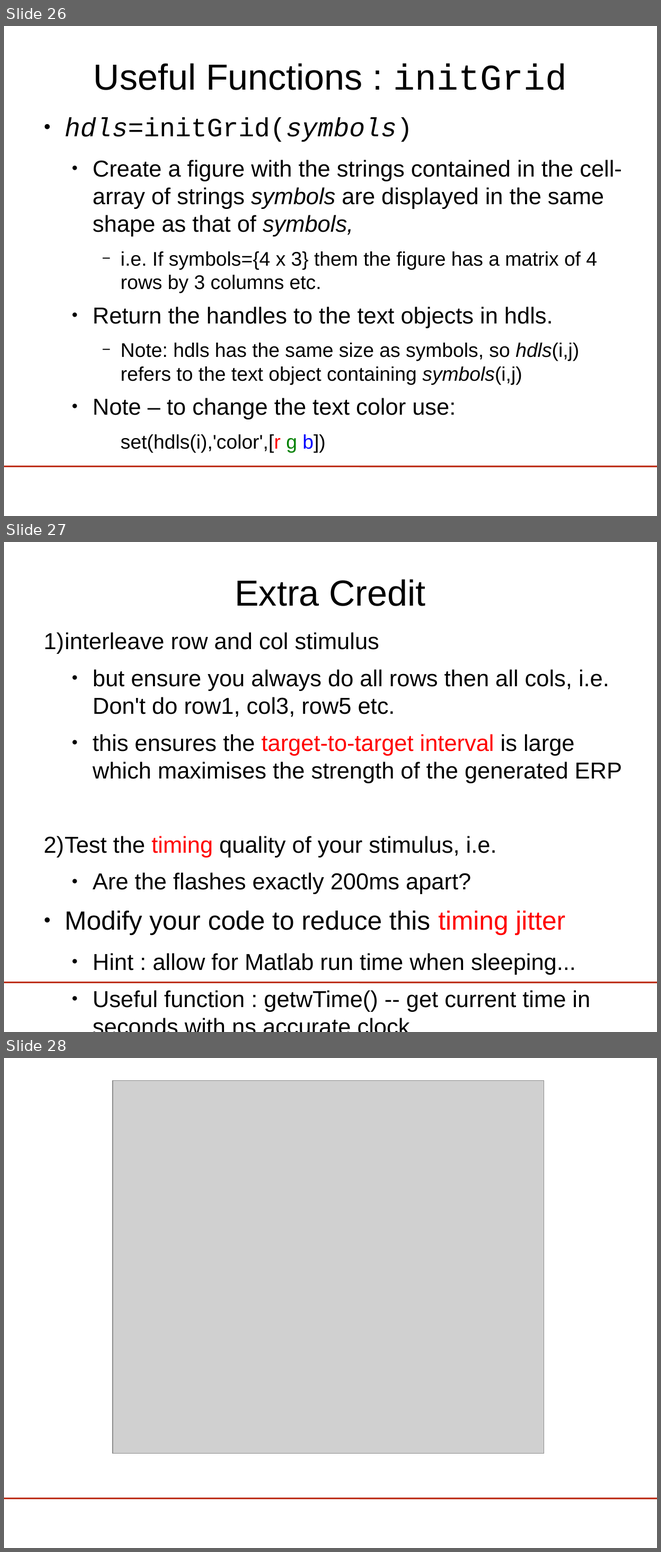
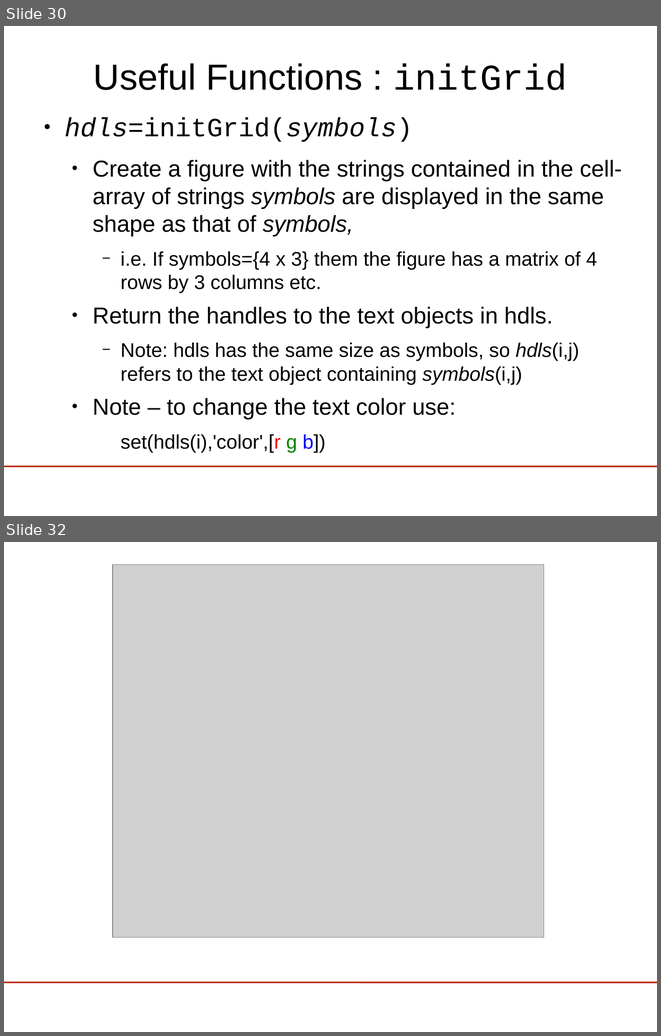
Before and after one commit to jadref/buffer_bci, a slide deck: tutorial/lect5-visspell/visualSpeller.odp. Shown one above the other, each under a label of ours: slides 26, 27 and 28 before the commit, slides 30 and 32 after it; the slides between them are not shown. The pictures are 661x1552 and 661x1036 pixels, drawn with LibreOffice and Linux fonts; fonts in the diff are those of the drawing; grey boxes stand for pictures; background and template pictures are left out. Boxes give left, top, right and bottom in pixels: in the first picture for what was removed or moved away, otherwise in the second. Text is boxed around its words. In the diff, an @@ line names an element or a change of style, - is before the commit and + after.

```diff
--- a/tutorial/lect5-visspell/visualSpeller.odp
+++ b/tutorial/lect5-visspell/visualSpeller.odp
@@ slide 27 removed at [4, 542, 657, 1032], background #FFFFFF; not listed: 1 template element that a slide beside it also shows @@
@@ title removed at [235, 579, 426, 606] @@
-Extra Credit
@@ text removed at [44, 632, 622, 1012] @@
-1) interleave row and col stimulus
-  ● but ensure you always do all rows then all cols, i.e. Don't do row1, col3, row5 etc.
-  ● this ensures the target-to-target interval is large which maximises the strength of the generated ERP
-2) Test the timing quality of your stimulus, i.e.
-  ● Are the flashes exactly 200ms apart?
-● Modify your code to reduce this timing jitter
-  ● Hint : allow for Matlab run time when sleeping...
-  ● Useful function : getwTime() -- get current time in seconds with ns accurate clock
@@ what was slide 26 is now slide 30 @@
@@ what was slide 28 is now slide 32 @@
```
Also in this commit, not shown: 5 slides changed, 5 slides added, 1 other file.
